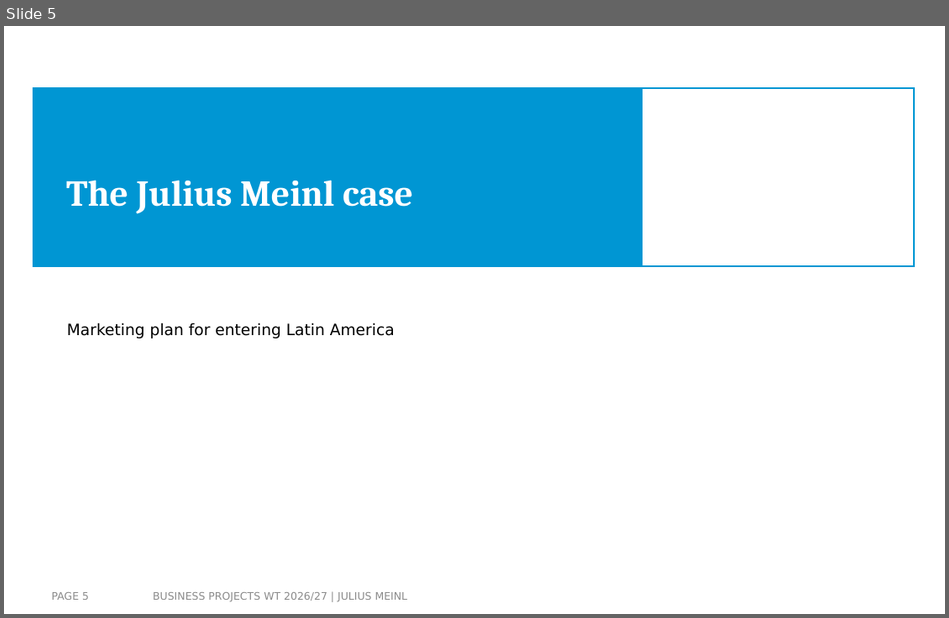
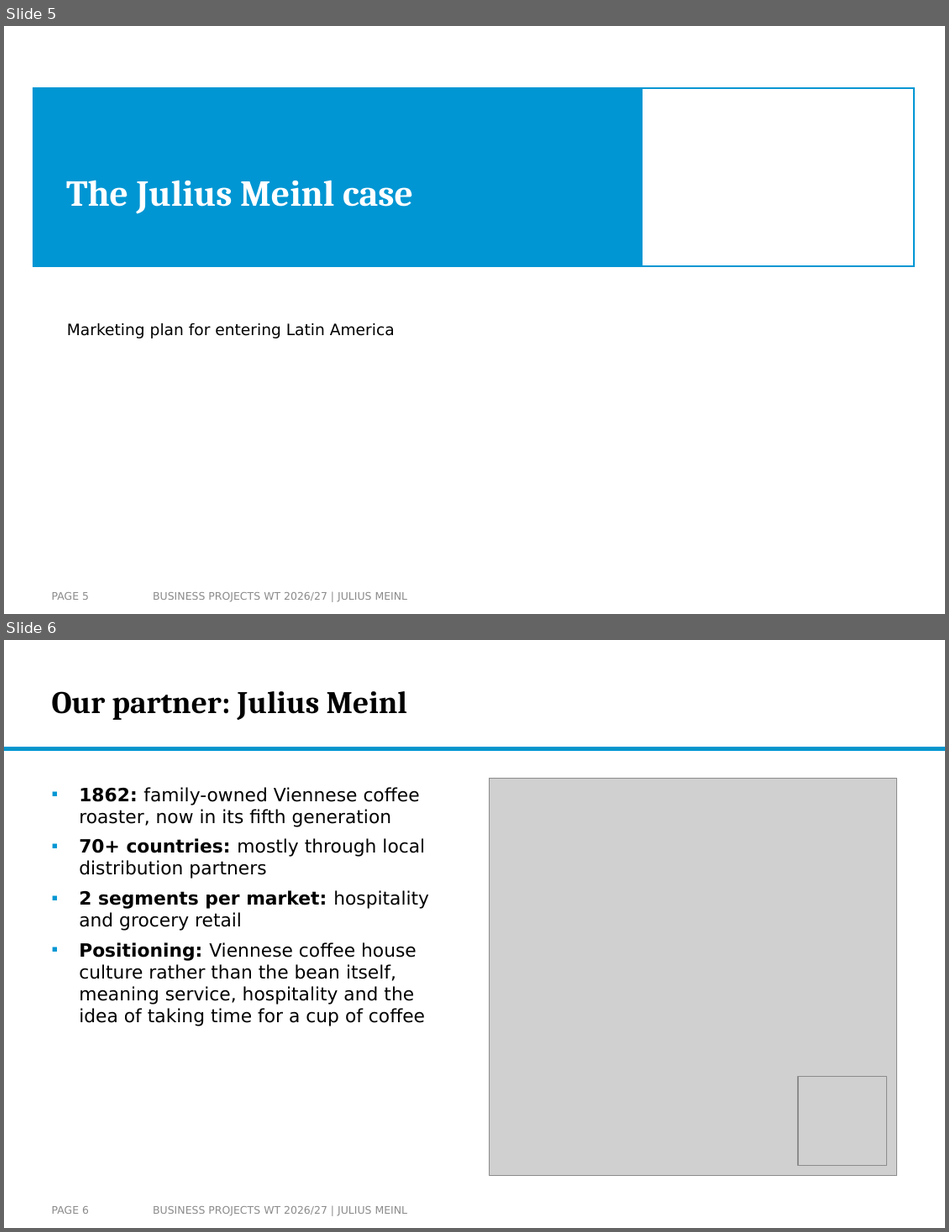
Before and after one commit to arnefloh-wu/ib-business-projects, a slide deck: WT26-27/Business Projects WT26-27 Slides.pptx. Shown one above the other, each under a label of ours: slide 5 before the commit, slides 5 and 6 after it. The pictures are 949x618 and 949x1232 pixels, drawn with LibreOffice and Linux fonts; fonts in the diff are those of the drawing; grey boxes stand for pictures; background and template pictures are left out. Boxes give left, top, right and bottom in pixels: in the first picture for what was removed or moved away, otherwise in the second. Text is boxed around its words. In the diff, an @@ line names an element or a change of style, - is before the commit and + after.

```diff
--- a/WT26-27/Business Projects WT26-27 Slides.pptx
+++ b/WT26-27/Business Projects WT26-27 Slides.pptx
@@ slide 6 added at <box>4,640,945,1228</box>, background #FFFFFF @@
@@ title added at <box>52,691,407,720</box>, 24 pt, text #000000, bold @@
+Our partner: Julius Meinl
@@ rectangle added at <box>4,748,945,750</box>, fill #0C94B7, outline #0096D3 1 pt @@
@@ text added at <box>79,787,429,1026</box>, 14 pt, text #000000 @@
+▪ 1862: family-owned Viennese coffee roaster, now in its fifth generation
+▪ 70+ countries: mostly through local distribution partners
+▪ 2 segments per market: hospitality and grocery retail
+▪ Positioning: Viennese coffee house culture rather than the bean itself, meaning service, hospitality and the idea of taking time for a cup of coffee
@@ picture added at <box>490,779,897,1175</box> @@
@@ picture added at <box>798,1077,887,1165</box> @@
@@ page number added at <box>52,1206,89,1214</box>, 8 pt, text #8C8C8C @@
+PAGE 6
@@ text added at <box>153,1206,408,1216</box>, 8 pt, text #8C8C8C @@
+BUSINESS PROJECTS WT 2026/27 | JULIUS MEINL
```
Also in this commit, not shown: 3 slides changed, 1 other slide added, 1 slide removed, 1 other file.
